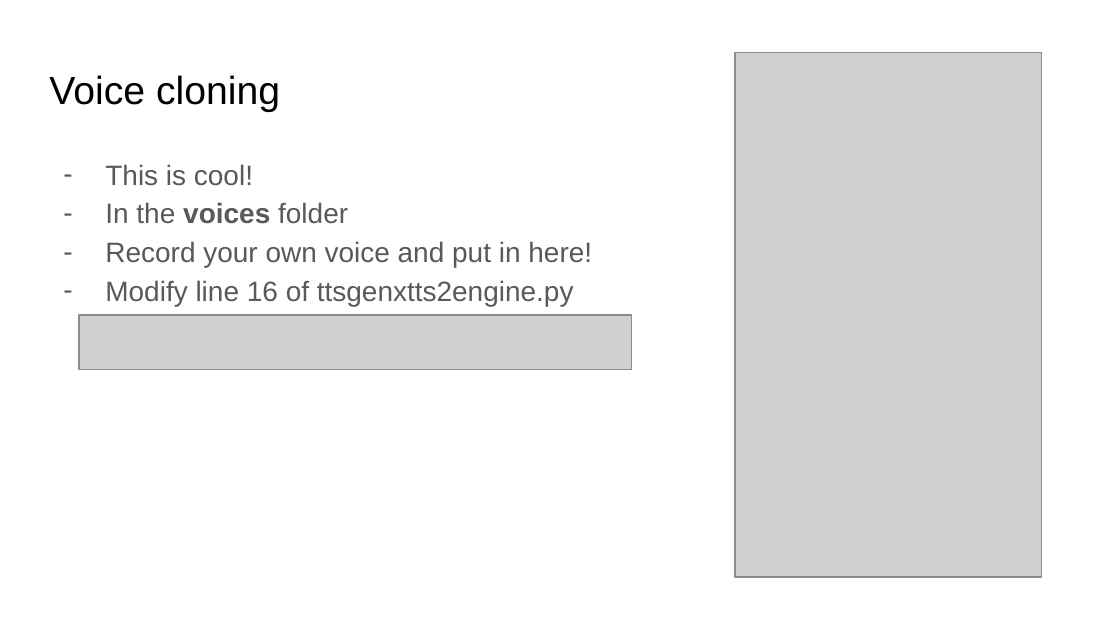
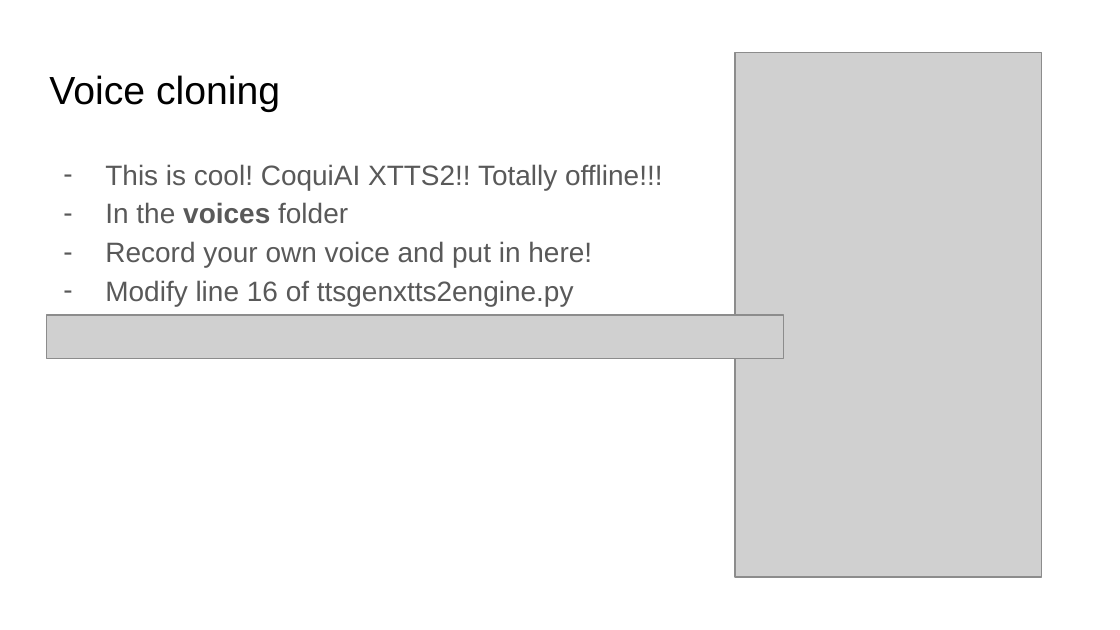
Before and after one commit to hoangbv15/local_ai_ppt_presenter, a slide deck: slide 7 of example/test.pptx. Drawn at 1120x630 pixels with LibreOffice and Linux fonts; fonts in the diff are those of the drawing; grey boxes stand for pictures. Boxes give left, top, right and bottom in pixels: in the first picture for what was removed or moved away, otherwise in the second. Text is boxed around its words. In the diff, an @@ line names an element or a change of style, - is before the commit and + after.

Commit message:
update test powerpoint

```diff
--- a/example/test.pptx
+++ b/example/test.pptx
@@ text at box(105, 164, 662, 190): text changed @@
-– This is cool!
+– This is cool! CoquiAI XTTS2!! Totally offline!!!
@@ picture: place and size @@
-picture at box(78, 315, 632, 368)
+picture at box(47, 315, 784, 358)
```
Also in this commit, not shown: 1 other file.
